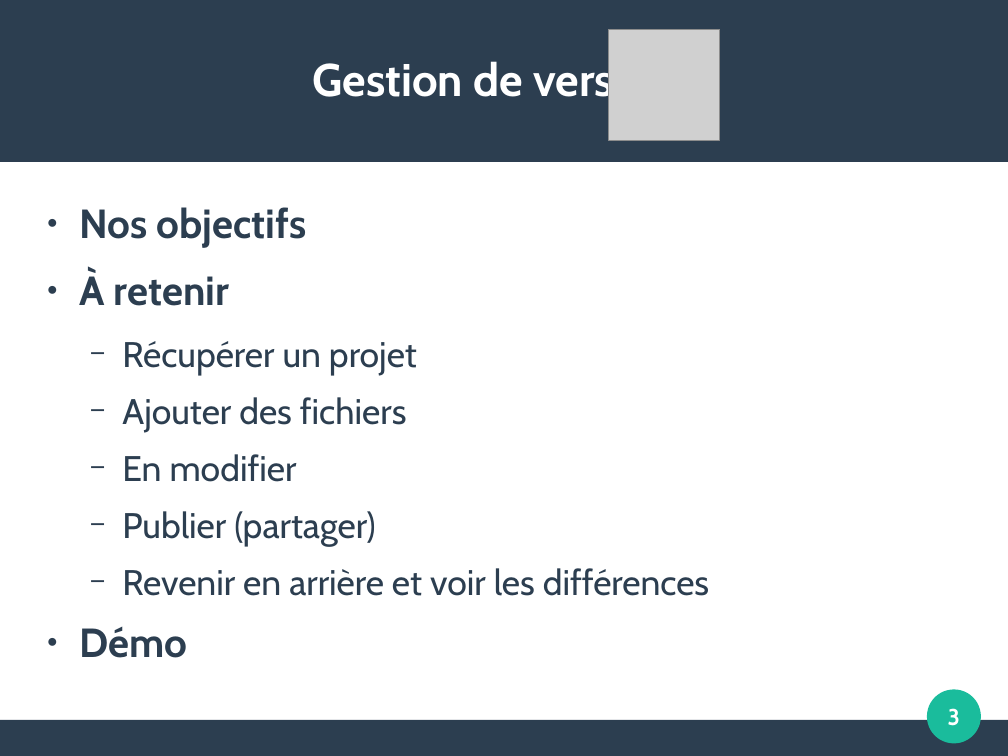
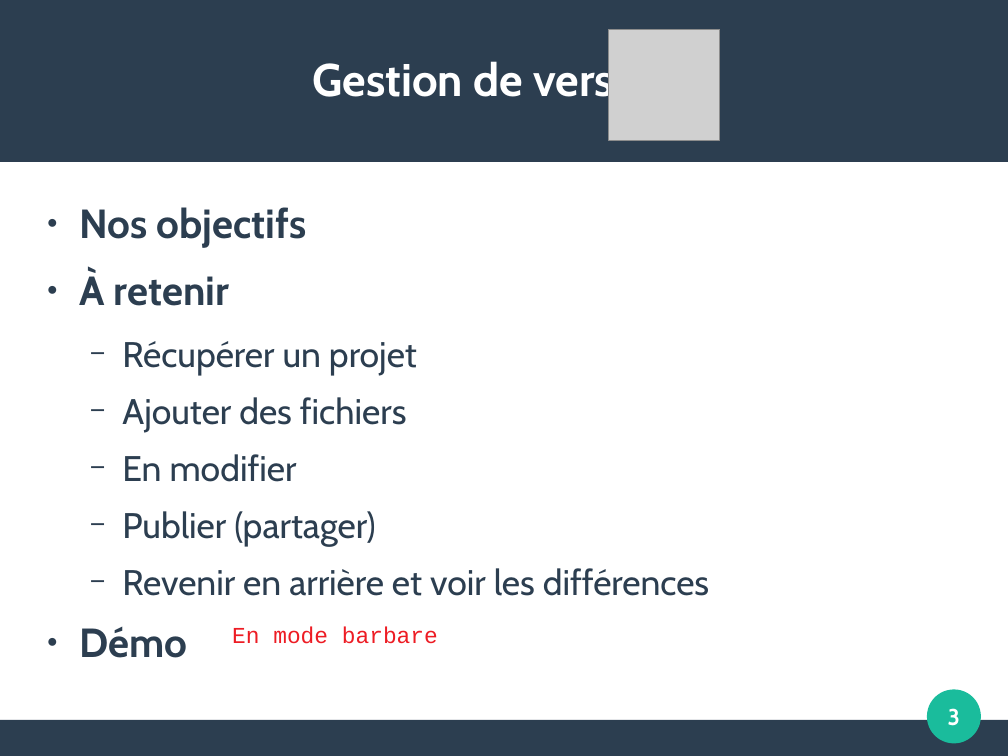
Before and after one commit to FAbOnGitHub/IntroductionGitLab, a slide deck: slide 3 of 20181008_initiation_GitLab_FM.odp. Drawn at 1008x756 pixels with LibreOffice and Linux fonts; fonts in the diff are those of the drawing; grey boxes stand for pictures; background and template pictures are left out. Boxes give left, top, right and bottom in pixels: in the first picture for what was removed or moved away, otherwise in the second. Text is boxed around its words. In the diff, an @@ line names an element or a change of style, - is before the commit and + after.

```diff
--- a/20181008_initiation_GitLab_FM.odp
+++ b/20181008_initiation_GitLab_FM.odp
@@ text added at bbox=[232, 627, 438, 644], 18 pt, text #ED1C24 @@
+En mode barbare
```
Also in this commit, not shown: 2 other slides changed, 2 slides added, 1 slide removed.
